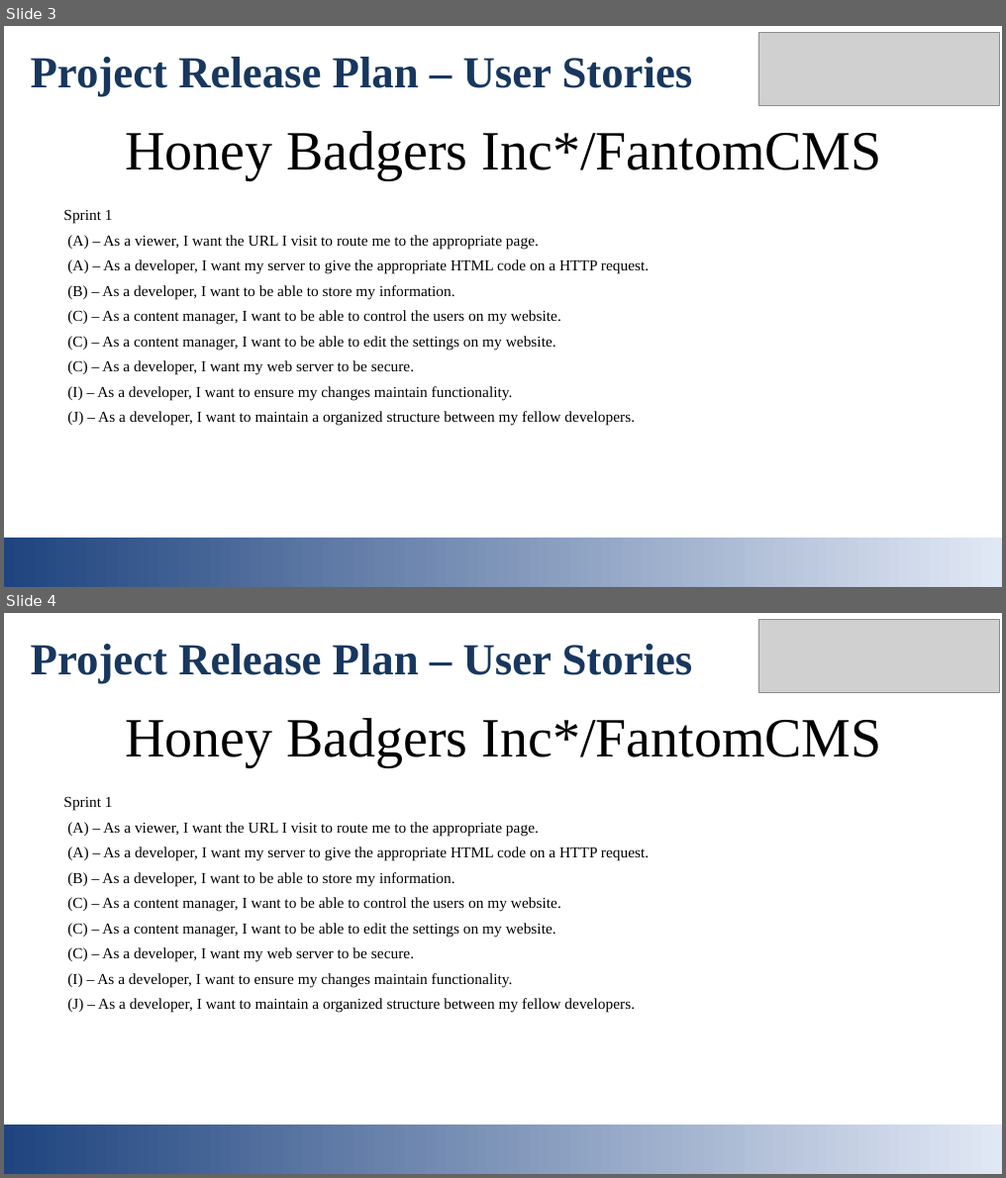
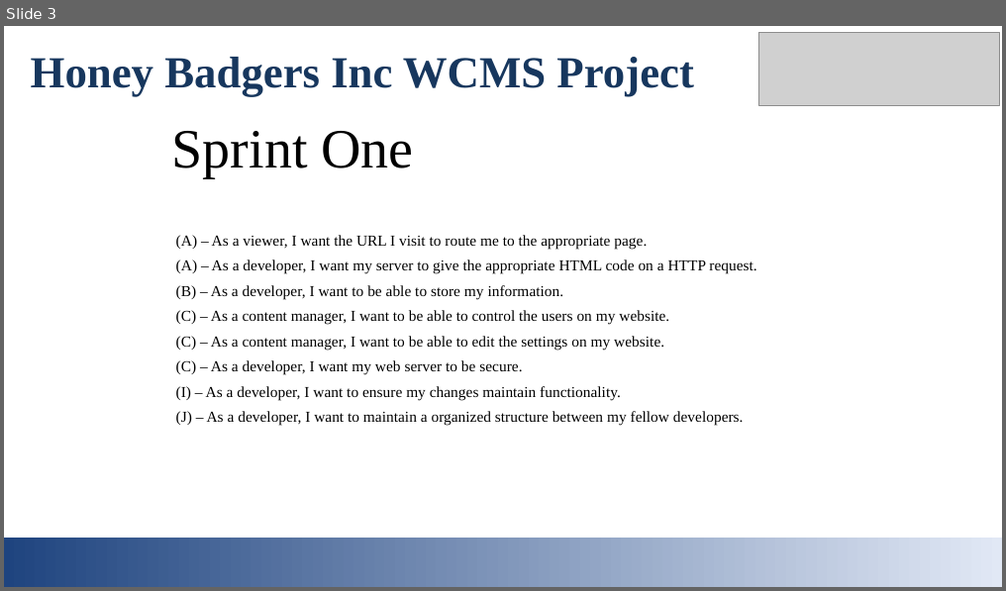
Before and after one commit to jcriquet/FantomCMS, a slide deck: doc/Initial_Presentation.pptx. Shown one above the other, each under a label of ours: slides 3 and 4 before the commit, slide 3 after it. The pictures are 1006x1178 and 1006x591 pixels, drawn with LibreOffice and Linux fonts; fonts in the diff are those of the drawing; grey boxes stand for pictures. Boxes give left, top, right and bottom in pixels: in the first picture for what was removed or moved away, otherwise in the second. Text is boxed around its words. In the diff, an @@ line names an element or a change of style, - is before the commit and + after.

Commit message:
Added Josh's changes to Powerpoint and cleaned up Release Plan. Added a PDF since just having an ODT was causing issues.

```diff
--- a/doc/Initial_Presentation.pptx
+++ b/doc/Initial_Presentation.pptx
@@ slide 4 removed at box(4, 613, 1002, 1174), background #FFFFFF @@
@@ picture removed at box(758, 619, 1000, 692) @@
@@ text removed at box(31, 644, 693, 683) @@
-Project Release Plan – User Stories
@@ text removed at box(125, 718, 882, 766) @@
-Honey Badgers Inc*/FantomCMS
@@ text removed at box(63, 796, 648, 1013) @@
-Sprint 1
-(A) – As a viewer, I want the URL I visit to route me to the appropriate page.
-(A) – As a developer, I want my server to give the appropriate HTML code on a HTTP request.
-(B) – As a developer, I want to be able to store my information.
-(C) – As a content manager, I want to be able to control the users on my website.
-(C) – As a content manager, I want to be able to edit the settings on my website.
-(C) – As a developer, I want my web server to be secure.
-(I) – As a developer, I want to ensure my changes maintain functionality.
-(J) – As a developer, I want to maintain a organized structure between my fellow developers.
@@ rectangle removed at box(4, 1124, 1002, 1173) @@
@@ slide 3 changed as well @@
@@ text at box(31, 57, 693, 96): text changed @@
-Project Release Plan – User Stories
+Honey Badgers Inc WCMS Project
@@ text at box(172, 131, 414, 177): text changed @@
-Honey Badgers Inc*/FantomCMS
+Sprint One
@@ text "(A) – As a viewer, ...": place and size @@
-text "(A) – As a viewer, ..." at box(63, 209, 648, 426)
+text "(A) – As a viewer, ..." at box(176, 235, 756, 426)
@@ text at box(63, 209, 113, 224): paragraph removed @@
-Sprint 1
```
Also in this commit, not shown: 4 other slides changed, 1 slide added, 2 other files.
